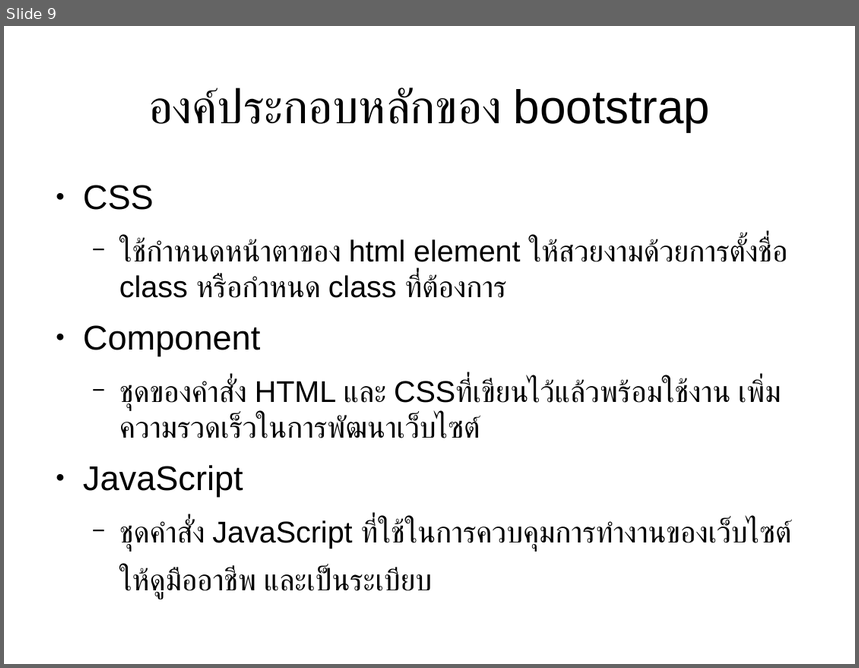
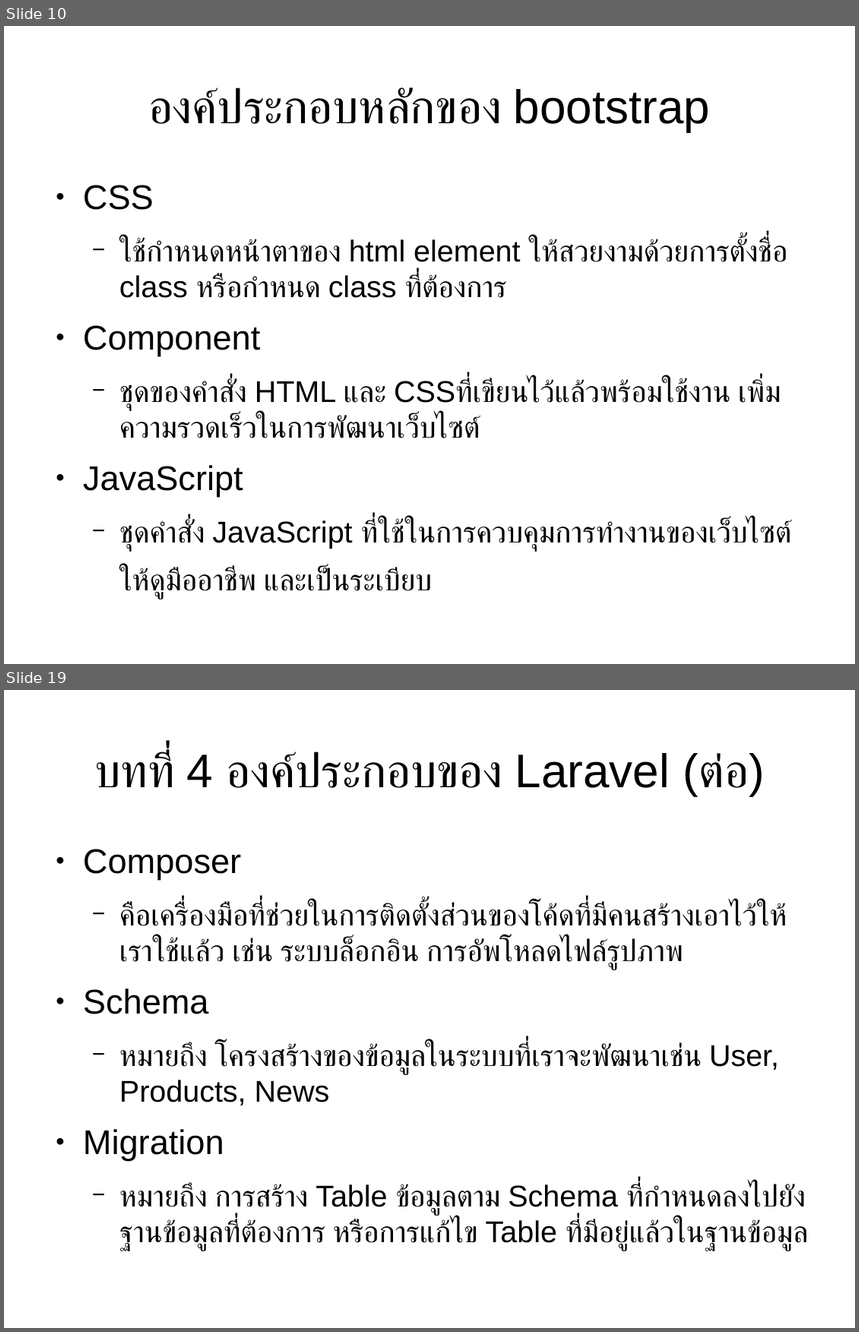
Before and after one commit to expstudio/Laravel-Course-Material, a slide deck: slide course.odp. Shown one above the other, each under a label of ours: slide 9 before the commit, slides 10 and 19 after it; the slides between them are not shown. The pictures are 859x668 and 859x1332 pixels, drawn with LibreOffice and Linux fonts; fonts in the diff are those of the drawing. Boxes give left, top, right and bottom in pixels: in the first picture for what was removed or moved away, otherwise in the second. Text is boxed around its words. In the diff, an @@ line names an element or a change of style, - is before the commit and + after.

```diff
--- a/slide course.odp
+++ b/slide course.odp
@@ slide 19 added at bbox=[4, 690, 855, 1328], background #FFFFFF @@
@@ title added at bbox=[94, 751, 764, 796], 44 pt, text #000000 @@
+บทที่ 4 องค์ประกอบของ Laravel (ต่อ)
@@ text added at bbox=[83, 849, 809, 1252], 28 pt, text #000000 @@
+● Composer
+  − คือเครื่องมือที่ช่วยในการติดตั้งส่วนของโค้ดที่มีคนสร้างเอาไว้ให้เราใช้แล้ว เช่น ระบบล็อกอิน การอัพโหลดไฟล์รูปภาพ
+● Schema
+  − หมายถึง โครงสร้างของข้อมูลในระบบที่เราจะพัฒนาเช่น User, Products, News
+● Migration
+  − หมายถึง การสร้าง Table ข้อมูลตาม Schema ที่กำหนดลงไปยังฐานข้อมูลที่ต้องการ หรือการแก้ไข Table ที่มีอยู่แล้วในฐานข้อมูล
@@ what was slide 9 is now slide 10 @@
```
Also in this commit, not shown: 4 slides changed, 12 other slides added, 3 slides removed, 2 other files.
